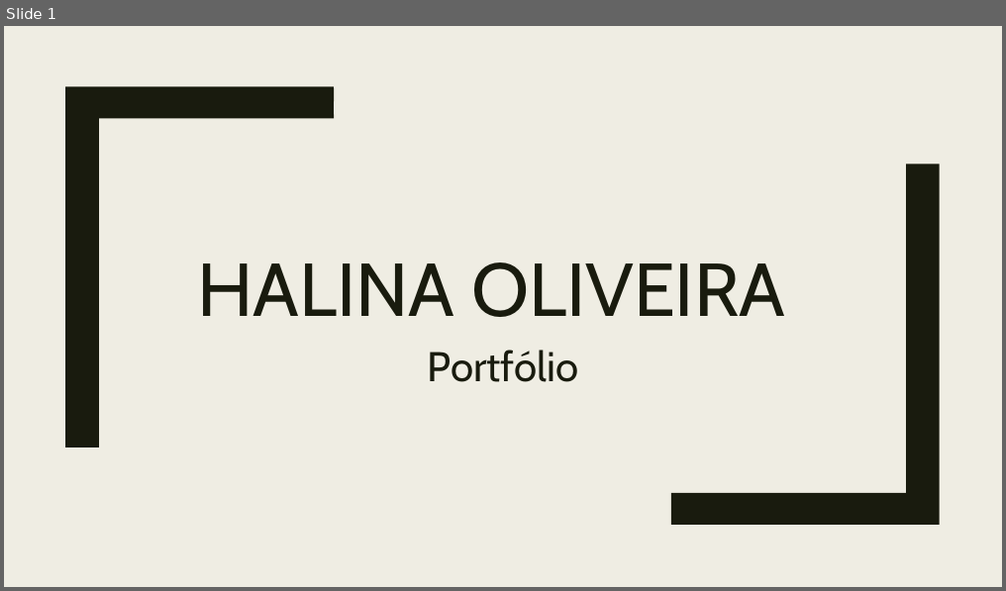
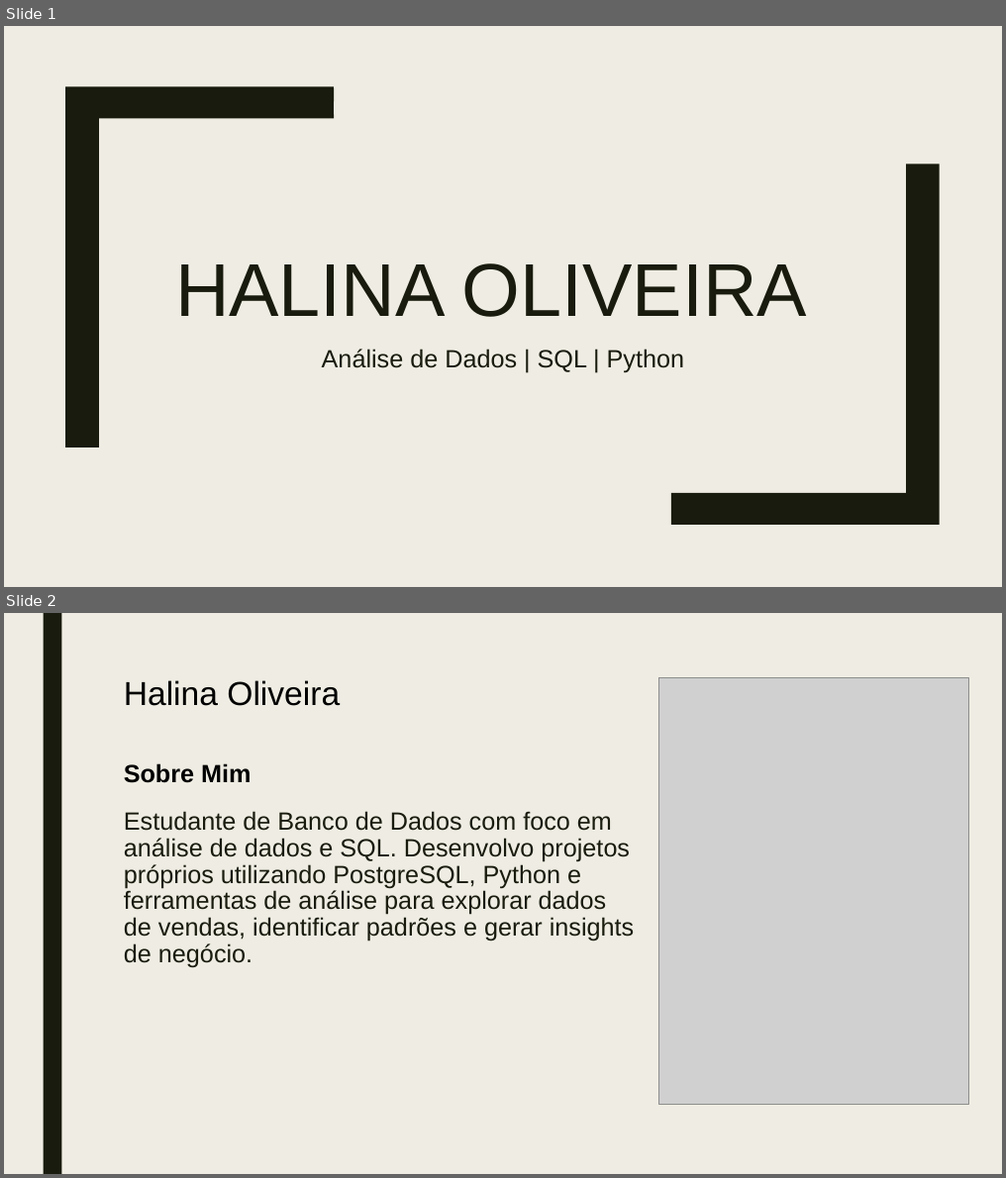
Before and after one commit to Halina23/Portfolio-Halina-Oliveira, a slide deck: Halina Oliveira.Portfolio.pptx. Shown one above the other, each under a label of ours: slide 1 before the commit, slides 1 and 2 after it. The pictures are 1006x591 and 1006x1178 pixels, drawn with LibreOffice and Linux fonts; fonts in the diff are those of the drawing; grey boxes stand for pictures. Boxes give left, top, right and bottom in pixels: in the first picture for what was removed or moved away, otherwise in the second. Text is boxed around its words. In the diff, an @@ line names an element or a change of style, - is before the commit and + after.

```diff
--- a/Halina Oliveira.Portfolio.pptx
+++ b/Halina Oliveira.Portfolio.pptx
@@ slide 2 added at (x1=4, y1=613, x2=1002, y2=1174), background #EFEDE3 @@
@@ rectangle added at (x1=43, y1=613, x2=61, y2=1174), fill #191B0E @@
@@ text added at (x1=124, y1=680, x2=340, y2=706), 32 pt, text #000000 @@
+Halina Oliveira
@@ picture added at (x1=659, y1=678, x2=969, y2=1105) @@
@@ text added at (x1=124, y1=763, x2=251, y2=783), 24 pt, text #000000, bold @@
+Sobre Mim
@@ title added at (x1=124, y1=811, x2=634, y2=968), 24 pt, text #191B0E @@
+Estudante de Banco de Dados com foco em análise de dados e SQL. Desenvolvo projetos próprios utilizando PostgreSQL, Python e ferramentas de análise para explorar dados de vendas, identificar padrões e gerar insights de negócio.
@@ slide 1 changed as well @@
@@ title "HALINA OLIVEIRA" at (x1=175, y1=264, x2=807, y2=317): font Cabin to Arial @@
@@ subtitle at (x1=322, y1=349, x2=684, y2=373): text changed; size 40 to 24 pt; font Cabin to Arial @@
-Portfólio
+Análise de Dados | SQL | Python
```
Also in this commit, not shown: 4 other slides changed, 8 other slides added, 7 slides removed.
